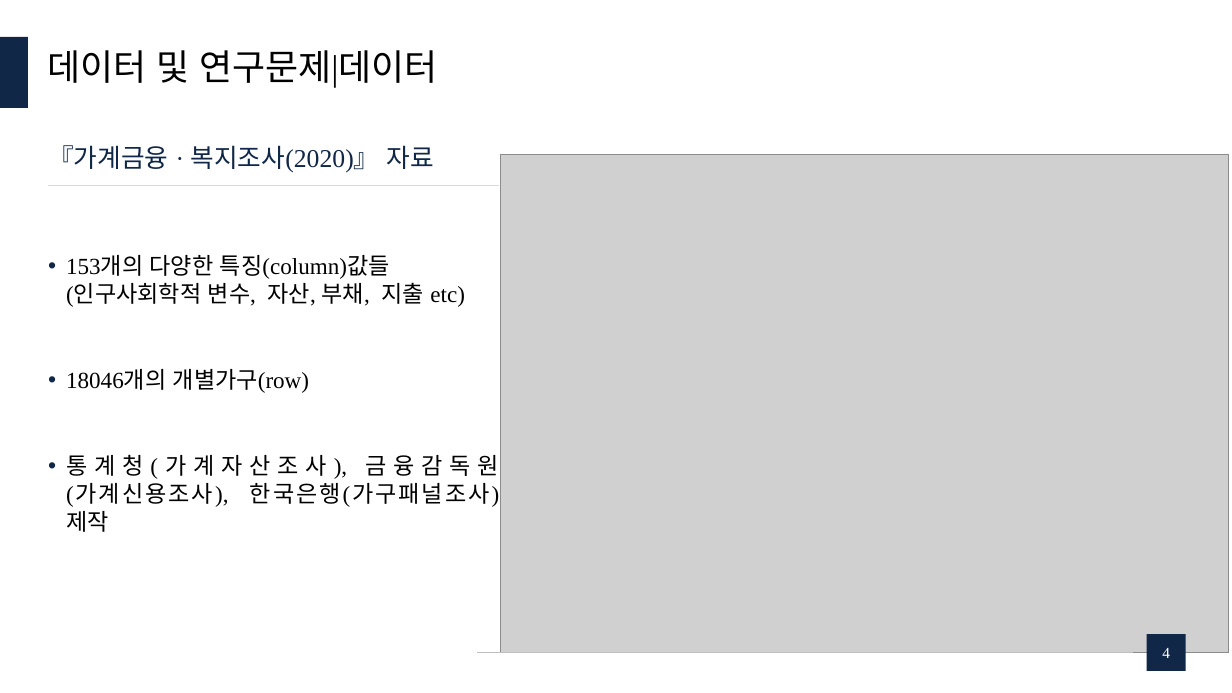
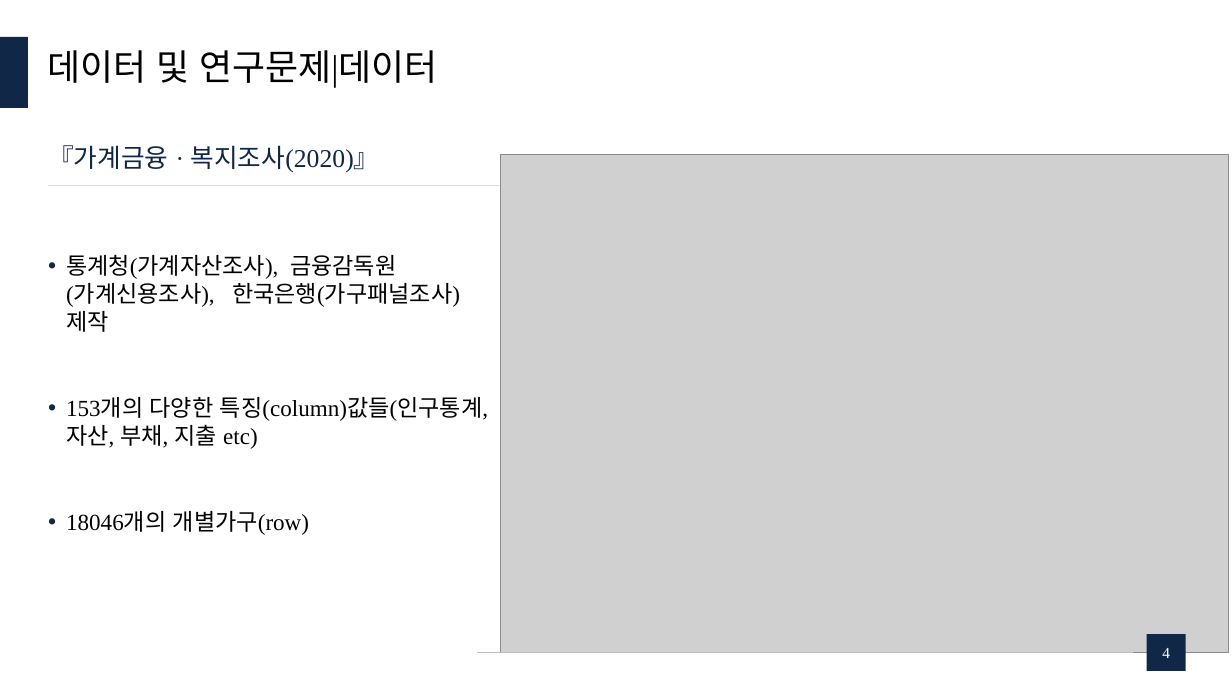
Before and after one commit to dudungE/Competition, a slide deck: slide 4 of ppt/부실가계분류모델에 관한 연구.pptx. Drawn at 1232x693 pixels with LibreOffice and Linux fonts; fonts in the diff are those of the drawing; grey boxes stand for pictures. Boxes give left, top, right and bottom in pixels: in the first picture for what was removed or moved away, otherwise in the second. Text is boxed around its words. In the diff, an @@ line names an element or a change of style, - is before the commit and + after.

```diff
--- a/ppt/부실가계분류모델에 관한 연구.pptx
+++ b/ppt/부실가계분류모델에 관한 연구.pptx
@@ text at <box>48,145,380,173</box>: text changed @@
-『가계금융 · 복지조사(2020)』 자료
+『가계금융 · 복지조사(2020)』
@@ text at <box>66,254,488,449</box>: text changed @@
-• 153개의 다양한 특징(column)값들(인구사회학적 변수, 자산, 부채, 지출 etc)
+• 통계청(가계자산조사),1금융감독원(가계신용조사), 1한국은행(가구패널조사) 제작
+• 153개의 다양한 특징(column)값들(인구통계, 자산, 부채, 지출 etc)
@@ text at <box>66,454,499,532</box>: paragraph removed @@
-• 통계청(가계자산조사),1금융감독원(가계신용조사), 1한국은행(가구패널조사) 제작
```
Also in this commit, not shown: 22 other slides changed.
